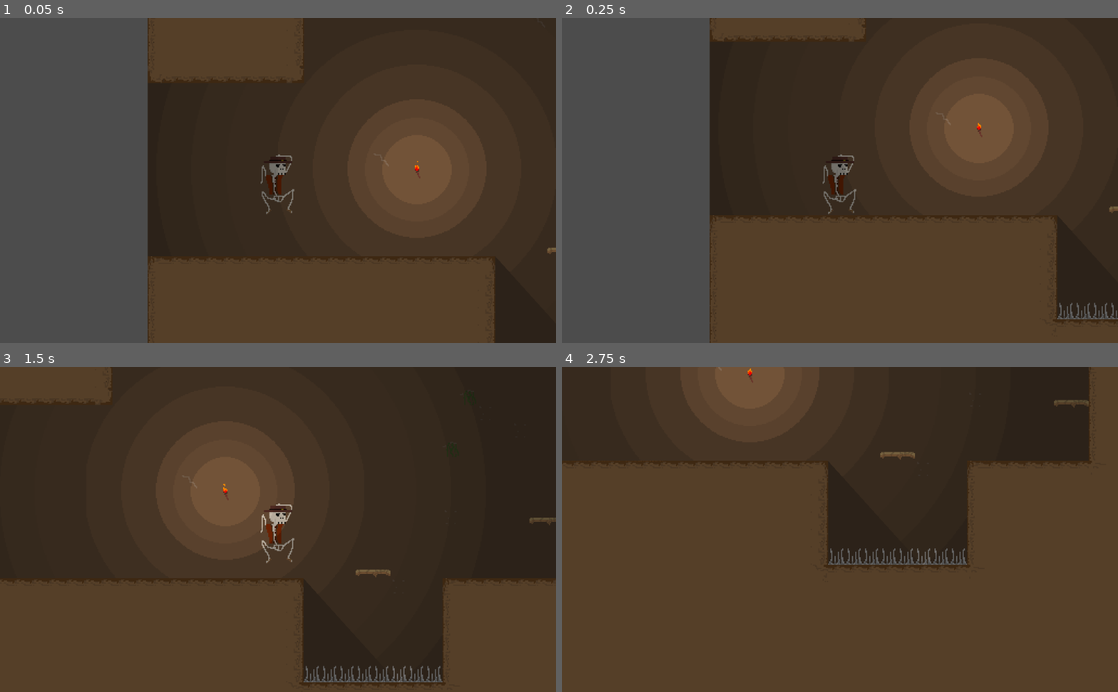
Above: before the commit, frames 1-4 (two rows, left to right).
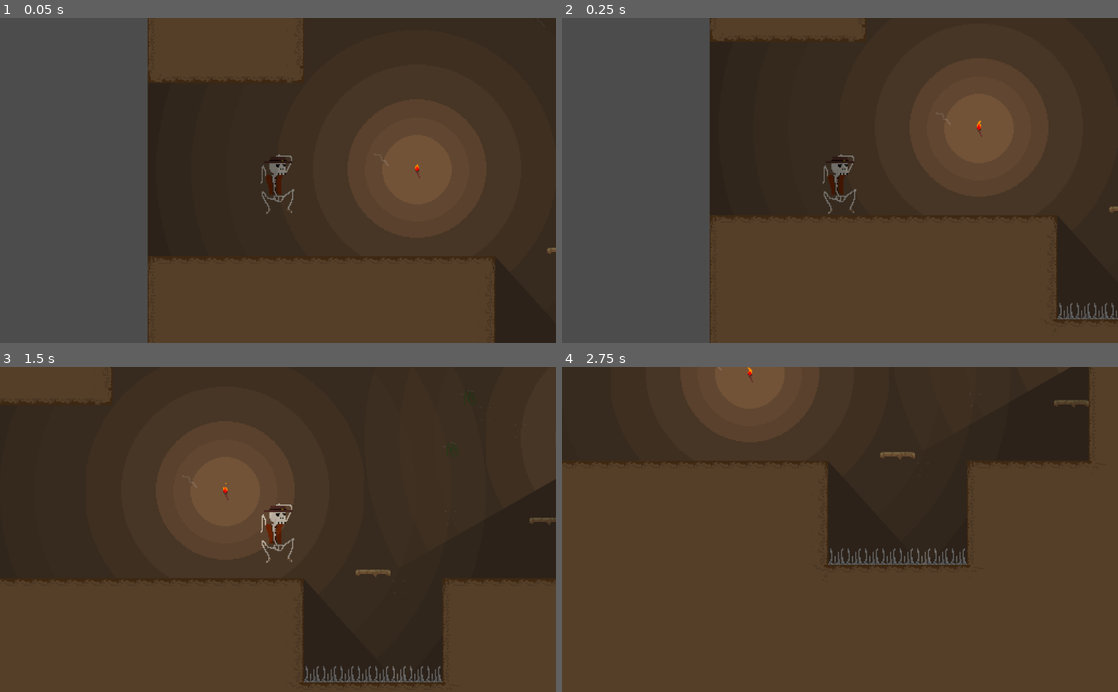
Above: after the commit, the same moments.

Repository: isterkvarn/MinnesotaBones
Game: Godot game, scene res://main.tscn
Two runs of this game, one before a commit and one after it. Both use one fixed random seed, a clock stepped at 60 frames per second and the inputs below.
Inputs:
- Up to frame 1 (0.05 s): no input
- Up to frame 2 (0.25 s): no input
- Up to frame 3 (1.5 s): hold D (move_right) from 0.53 s (still down); tap W (jump) at 0.77 s
- Up to frame 4 (2.75 s): tap W (jump) at 1.52 s; release D (move_right) at 2.03 s; hold A (move_left) from 2.03 s (still down)

The runs differ from the first frame. In frame 1, less than 0.1% of the frame differs, in the area x 74-76%, y 44-47%; in frame 2, less than 0.1%; in frame 3, 1.8%, in the area x 40-100%, y 0-39%; in frame 4, less than 0.1%.

Commit message:
added torches

Diff:
--- a/Map2.tscn
+++ b/Map2.tscn
@@ -11,6 +11,7 @@
 
 [node name="Player" parent="." instance=ExtResource( 2 )]
 position = Vector2( 40, -360 )
+z_index = 1
 
 [node name="TileMap" parent="." instance=ExtResource( 1 )]
 tile_data = PoolIntArray( -3801041, 0, 8, -3801040, 0, 10, -3801039, 0, 10, -3801038, 0, 10, -3801037, 0, 10, -3801036, …(211369 unchanged characters)…
@@ -280,5 +281,22 @@
 [node name="FallingBlock21" parent="platforms" instance=ExtResource( 4 )]
 position = Vector2( 1392, -152 )
 
-[node name="Node2D" parent="." instance=ExtResource( 5 )]
+[node name="torches" type="Node2D" parent="."]
+
+[node name="torch" parent="torches" instance=ExtResource( 5 )]
 position = Vector2( 168, -368 )
+
+[node name="torch2" parent="torches" instance=ExtResource( 5 )]
+position = Vector2( 1664, 56 )
+
+[node name="torch3" parent="torches" instance=ExtResource( 5 )]
+position = Vector2( 1456, -296 )
+
+[node name="torch4" parent="torches" instance=ExtResource( 5 )]
+position = Vector2( 968, -336 )
+
+[node name="torch5" parent="torches" instance=ExtResource( 5 )]
+position = Vector2( 536, -416 )
+
+[node name="torch6" parent="torches" instance=ExtResource( 5 )]
+position = Vector2( 2000, 56 )
--- a/torch.tscn
+++ b/torch.tscn
@@ -22,7 +22,7 @@
 
 [node name="AnimatedSprite" type="AnimatedSprite" parent="."]
 frames = SubResource( 1 )
-frame = 2
+frame = 7
 playing = true
 
 [node name="Light2D" type="Light2D" parent="."]
